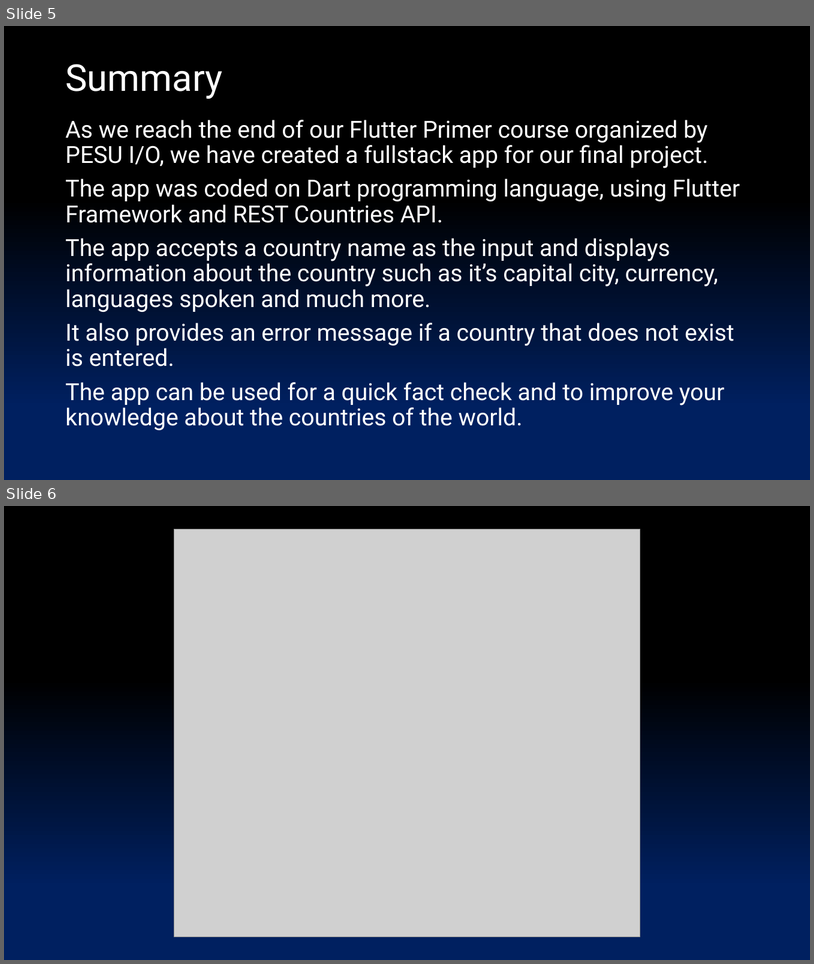
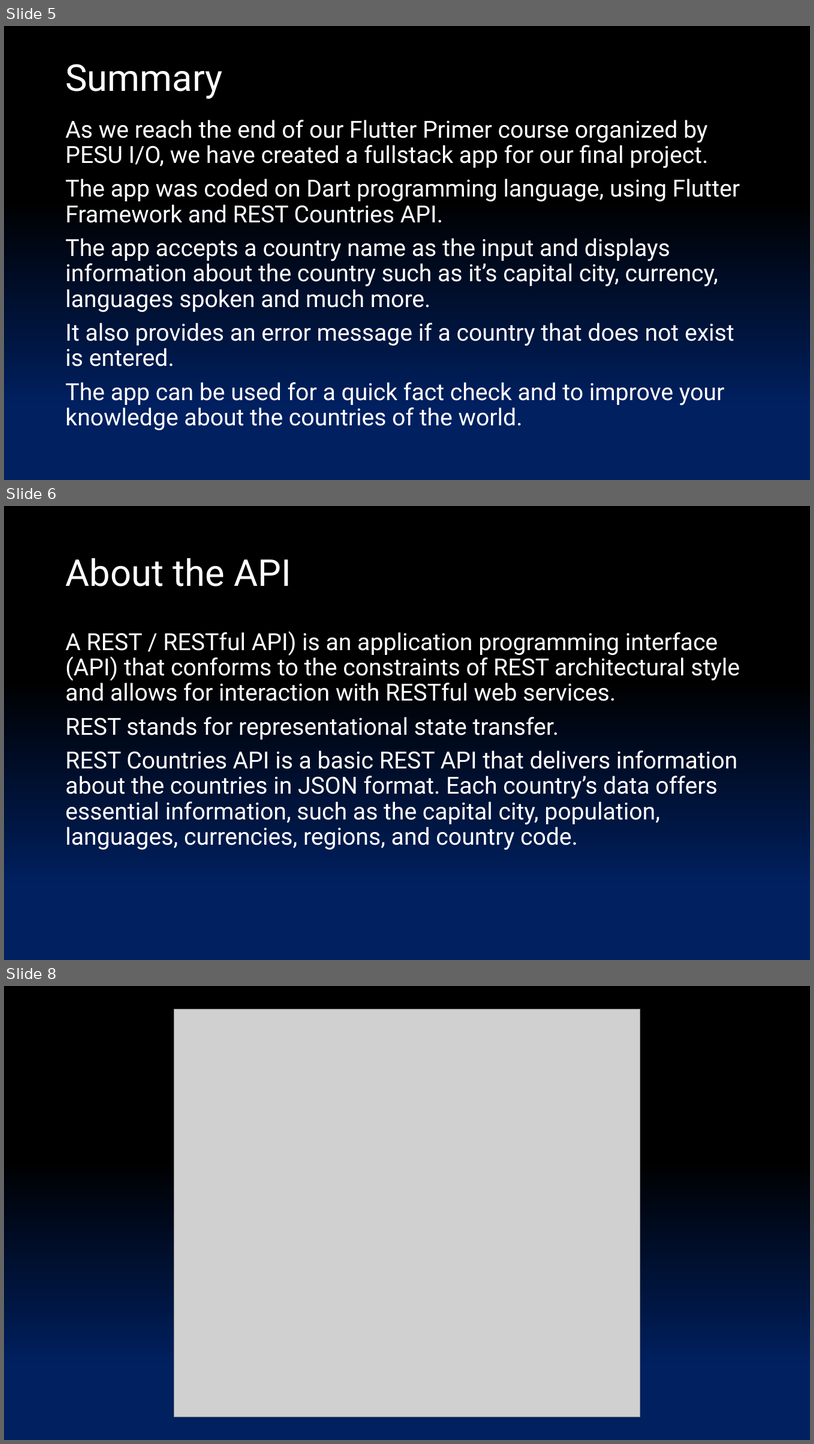
Before and after one commit to tejasharish1234/Flutter_Final_Project, a slide deck: Presentation.pptx. Shown one above the other, each under a label of ours: slides 5 and 6 before the commit, slides 5, 6 and 8 after it; the slides between them are not shown. The pictures are 814x964 and 814x1444 pixels, drawn with LibreOffice and Linux fonts; fonts in the diff are those of the drawing; grey boxes stand for pictures. Boxes give left, top, right and bottom in pixels: in the first picture for what was removed or moved away, otherwise in the second. Text is boxed around its words. In the diff, an @@ line names an element or a change of style, - is before the commit and + after.

Commit message:
ppt done

```diff
--- a/Presentation.pptx
+++ b/Presentation.pptx
@@ slide 6 added at (x1=4, y1=506, x2=810, y2=960), background gradient #002060 to #000000 @@
@@ title added at (x1=65, y1=558, x2=292, y2=586), 44 pt, text #FFFFFF @@
+About the API
@@ text added at (x1=65, y1=631, x2=740, y2=850), 28 pt, text #FFFFFF @@
+A REST / RESTful API) is an application programming interface (API) that conforms to the constraints of REST architectural style and allows for interaction with RESTful web services.
+REST stands for representational state transfer.
+REST Countries API is a basic REST API that delivers information about the countries in JSON format. Each country’s data offers essential information, such as the capital city, population, languages, currencies, regions, and country code.
@@ what was slide 6 is now slide 8 @@
```
Also in this commit, not shown: 14 other slides added, 1 slide removed, 4 other files.
